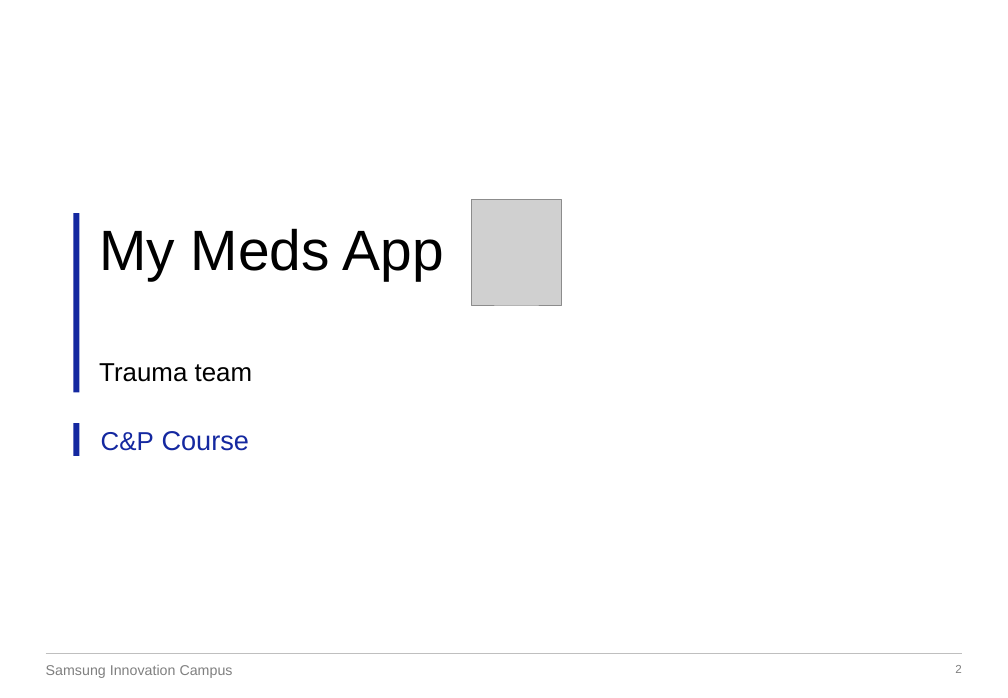
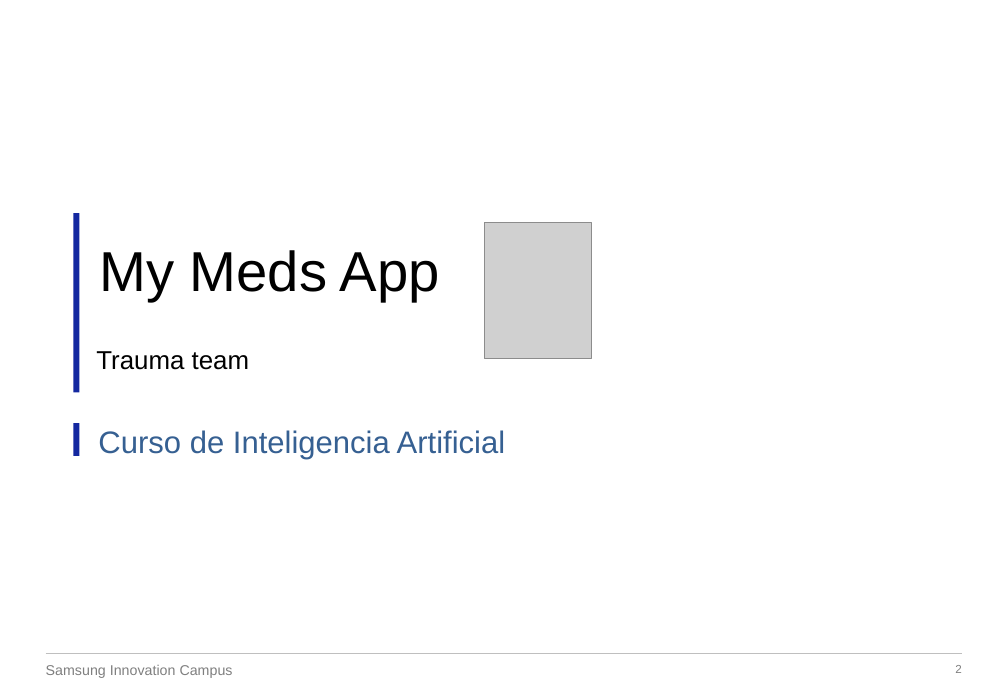
Before and after one commit to Moisinho/Proyecto-IA-Samsung, a slide deck: slide 2 of Reconocimiento de Medicamentos con IA.pptx. Drawn at 1008x698 pixels with LibreOffice and Linux fonts; fonts in the diff are those of the drawing; grey boxes stand for pictures; background and template pictures are left out. Boxes give left, top, right and bottom in pixels: in the first picture for what was removed or moved away, otherwise in the second. Text is boxed around its words. In the diff, an @@ line names an element or a change of style, - is before the commit and + after.

```diff
--- a/Reconocimiento de Medicamentos con IA.pptx
+++ b/Reconocimiento de Medicamentos con IA.pptx
@@ picture removed at (472, 200, 562, 305) @@
@@ text "My Meds App": place and size @@
-text "My Meds App" at (99, 228, 444, 280)
+text "My Meds App" at (99, 250, 440, 302)
@@ text "My Meds App" at (99, 250, 440, 302): size 44 to 43.5 pt @@
@@ picture added at (484, 222, 591, 358) @@
@@ text "Trauma team": place and size @@
-text "Trauma team" at (99, 363, 253, 382)
+text "Trauma team" at (96, 351, 250, 370)
@@ text added at (98, 430, 506, 460), 24 pt, text #366092 @@
+Curso de Inteligencia Artificial
@@ text removed at (101, 431, 249, 451) @@
-C&P Course
```
Also in this commit, not shown: 5 other slides changed, 3 slides added, 5 slides removed.
